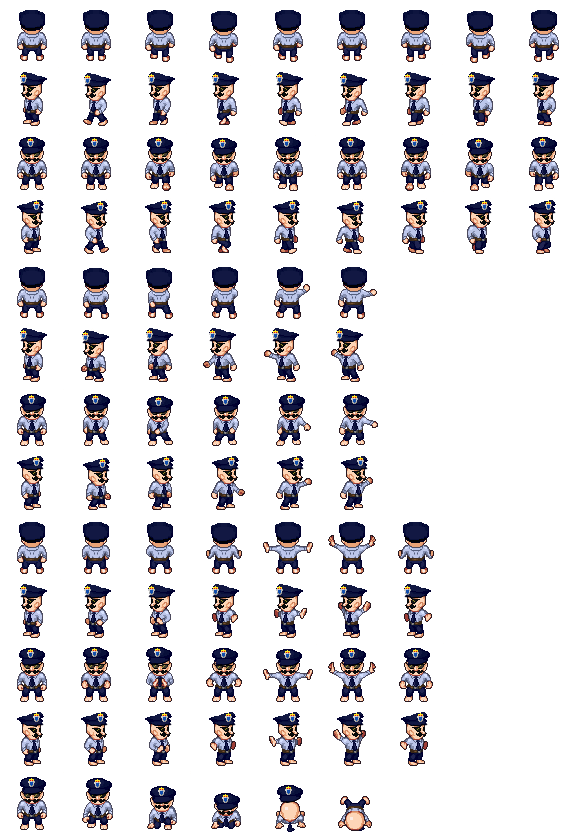
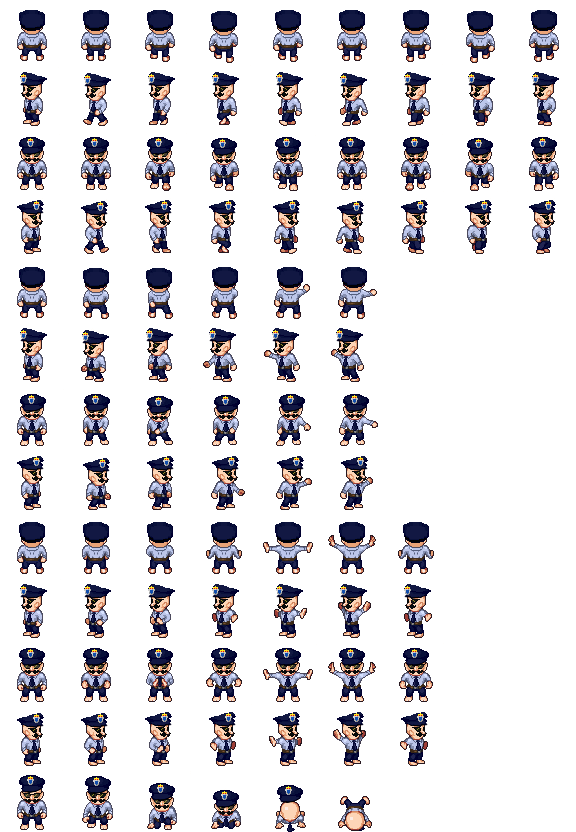
Before/after of a 576px x 832px layered artwork. What changed in the layer stack:
painted on "RearCap_A2" over [211,522,237,545]
painted on "MergedCapFront" over [19,645,430,811]
painted on "MergedCapSide" over [17,710,108,728]
painted on "Layer Group Facial" over [212,662,236,675]
